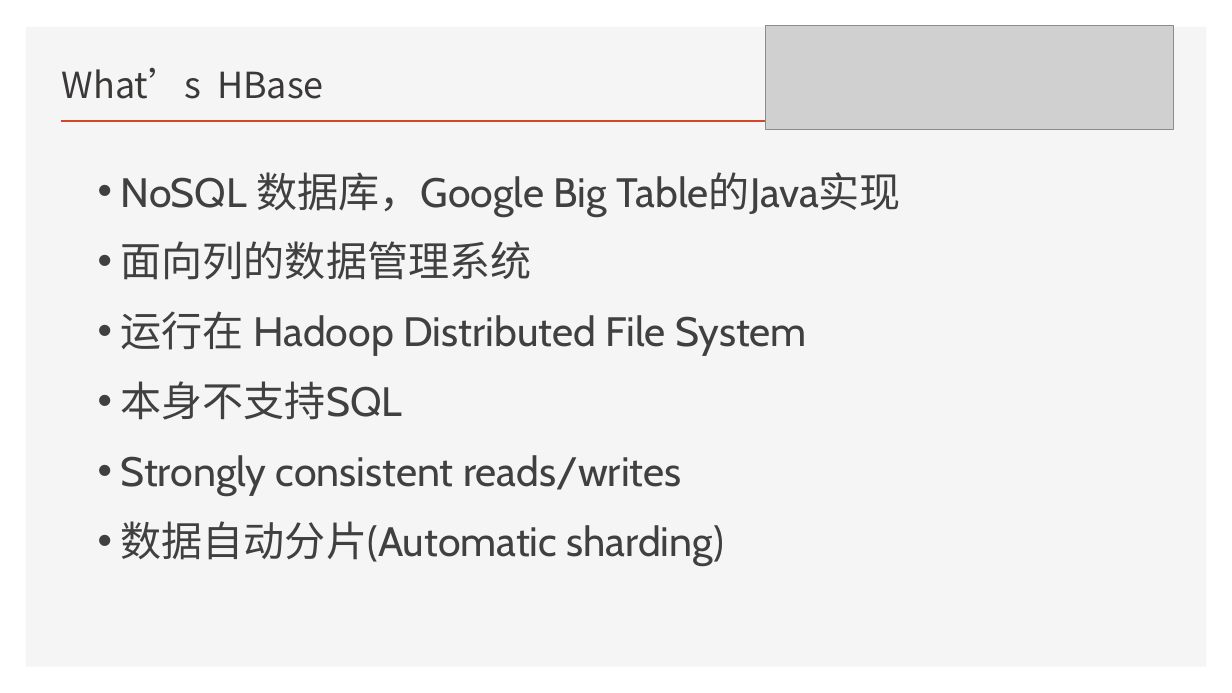
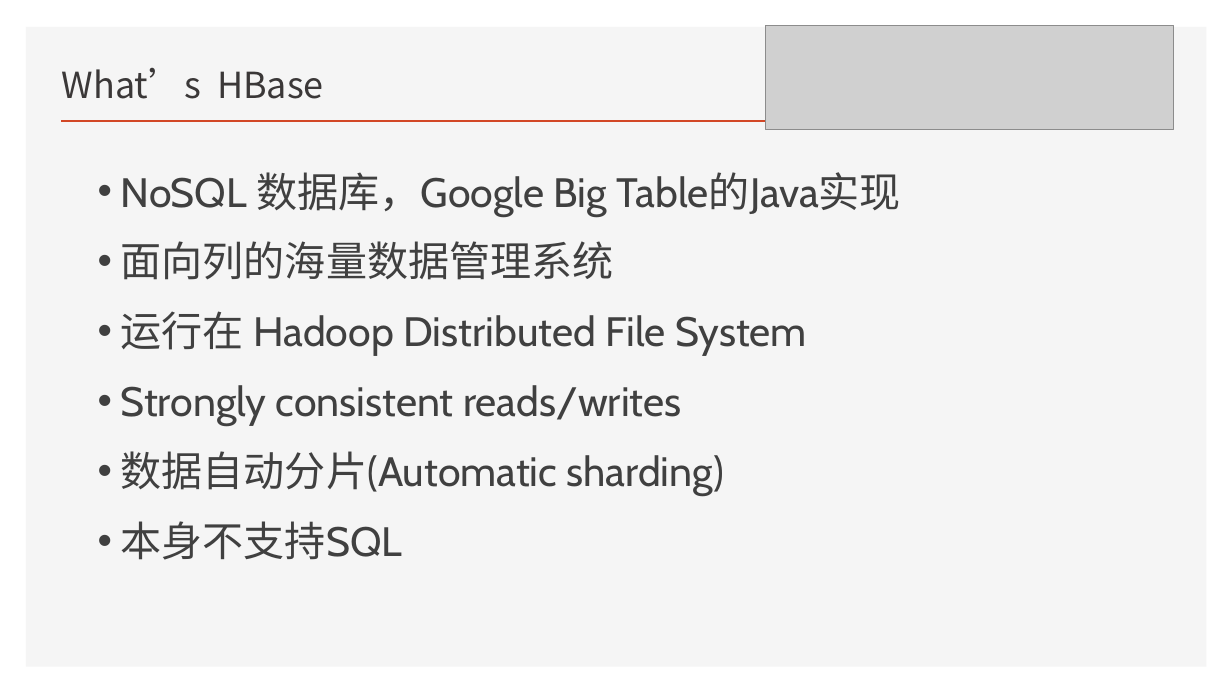
Before and after one commit to Zhangwusheng/Zhangwusheng.github.io, a slide deck: slide 2 of _posts/Hbase基本原理副本.pptx. Drawn at 1232x693 pixels with LibreOffice and Linux fonts; fonts in the diff are those of the drawing; grey boxes stand for pictures. Boxes give left, top, right and bottom in pixels: in the first picture for what was removed or moved away, otherwise in the second. Text is boxed around its words. In the diff, an @@ line names an element or a change of style, - is before the commit and + after.

```diff
--- a/_posts/Hbase基本原理副本.pptx
+++ b/_posts/Hbase基本原理副本.pptx
@@ text at bbox=[121, 241, 614, 280]: text changed @@
-  • 面向列的数据管理系统
+  • 面向列的海量数据管理系统
@@ text at bbox=[121, 381, 403, 420]: paragraph removed @@
-  • 本身不支持SQL
@@ text at bbox=[121, 521, 403, 560]: paragraph added @@
+  • 本身不支持SQL
```
Also in this commit, not shown: 4 other slides changed, 4 other files.
